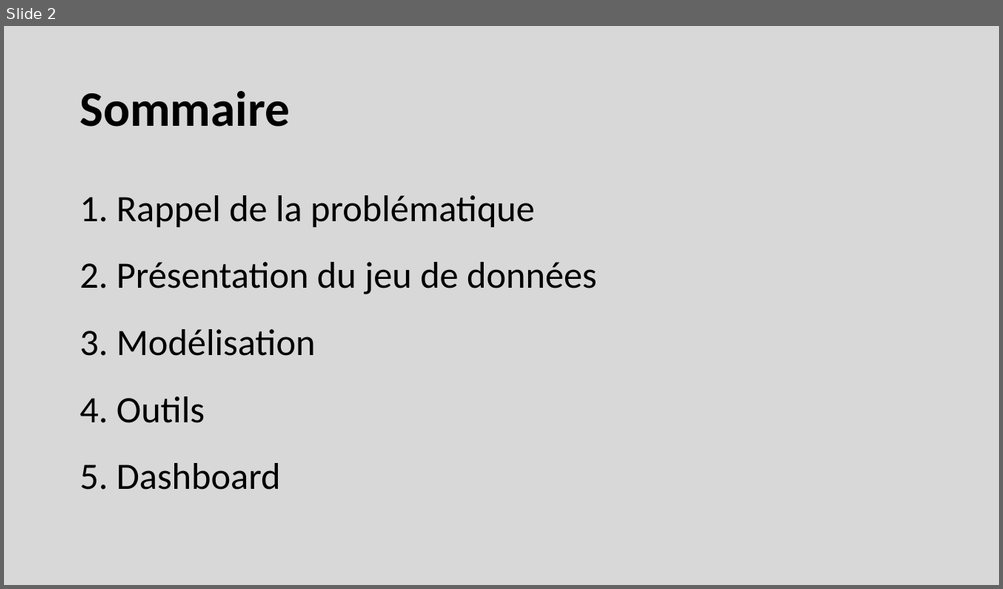
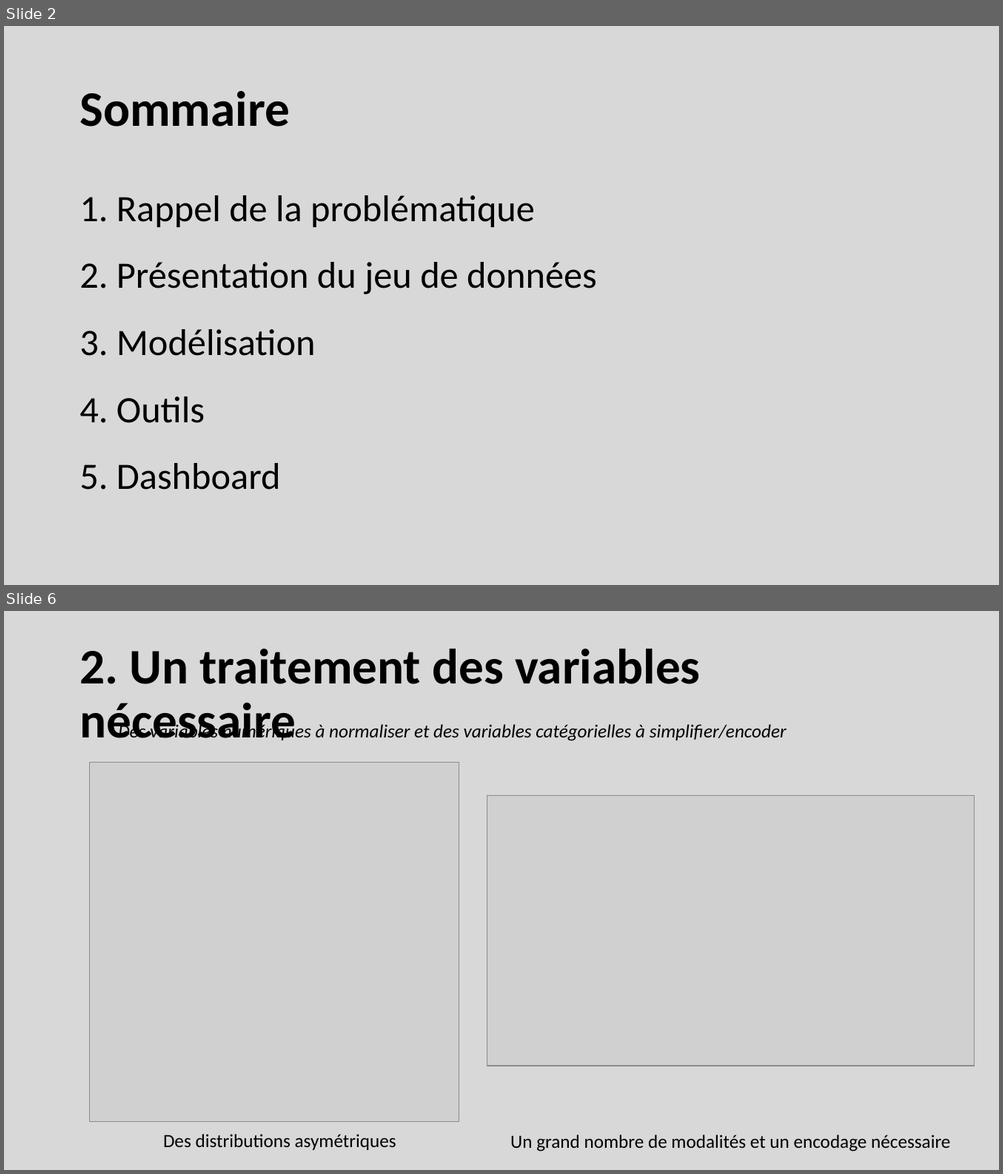
Before and after one commit to pbonte92/P7_Paul_Bonte, a slide deck: Paul_Bonte_P7_03_Présentation.pptx. Shown one above the other, each under a label of ours: slide 2 before the commit, slides 2 and 6 after it; the slides between them are not shown. The pictures are 1003x589 and 1003x1174 pixels, drawn with LibreOffice and Linux fonts; fonts in the diff are those of the drawing; grey boxes stand for pictures. Boxes give left, top, right and bottom in pixels: in the first picture for what was removed or moved away, otherwise in the second. Text is boxed around its words. In the diff, an @@ line names an element or a change of style, - is before the commit and + after.

```diff
--- a/Paul_Bonte_P7_03_Présentation.pptx
+++ b/Paul_Bonte_P7_03_Présentation.pptx
@@ slide 6 added at [4, 611, 999, 1170], background #FFFFFF @@
@@ rectangle added at [4, 611, 999, 1170], fill #D7D8D7, outline #D7D8D7 1 pt @@
@@ title added at [79, 649, 700, 741], 48 pt, text #000000, bold @@
+2. Un traitement des variables nécessaire
@@ text added at [118, 722, 786, 742], 18 pt, text #000000, italic @@
+Des variables numériques à normaliser et des variables catégorielles à simplifier/encoder
@@ picture added at [89, 763, 458, 1122] @@
@@ picture added at [486, 796, 974, 1066] @@
@@ text added at [163, 1134, 396, 1150], 18 pt, text #000000 @@
+Des distributions asymétriques
@@ text added at [510, 1135, 950, 1152], 18 pt, text #000000 @@
+Un grand nombre de modalités et un encodage nécessaire
```
Also in this commit, not shown: 5 slides changed, 11 other slides added, 2 slides removed, 7 other files.
